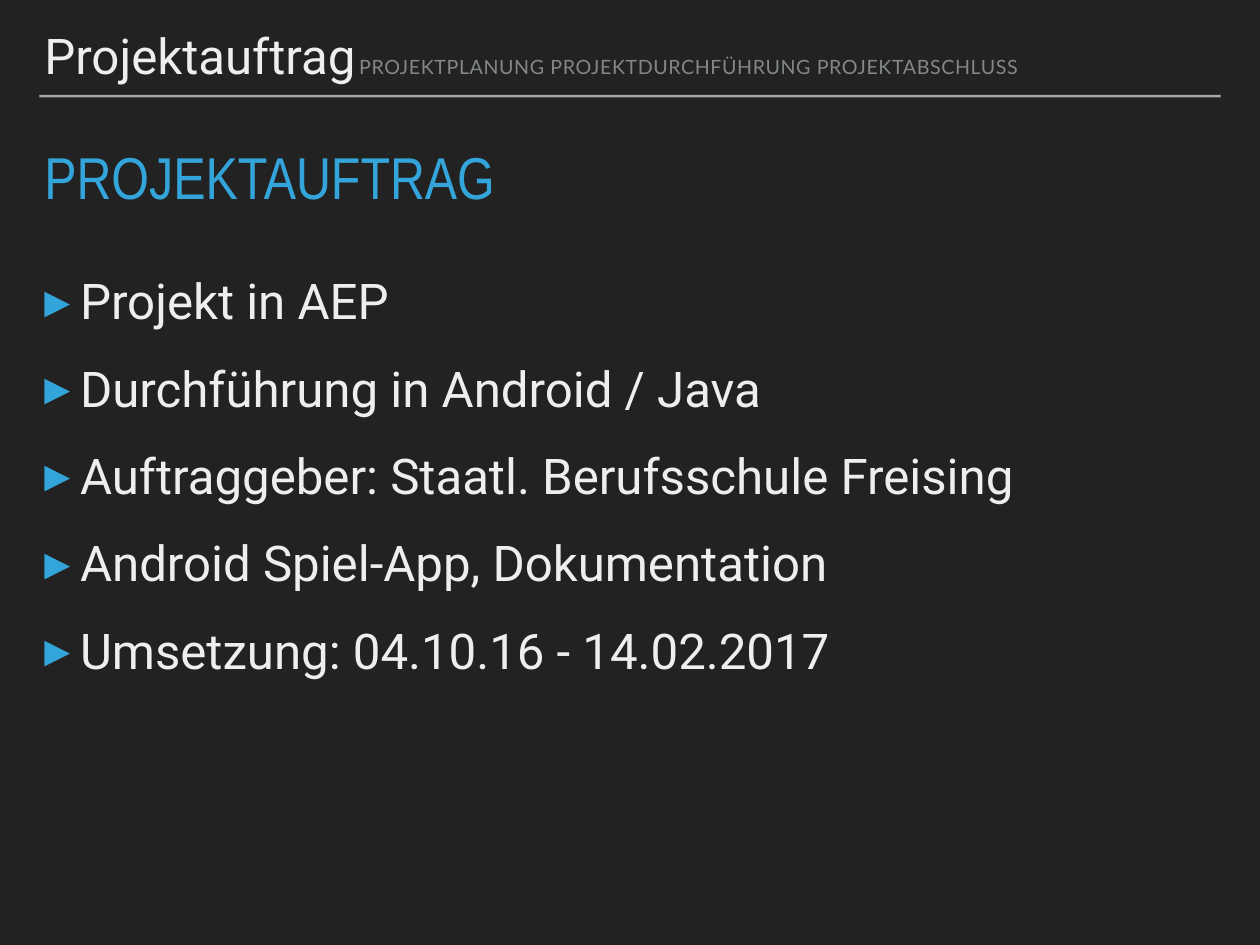
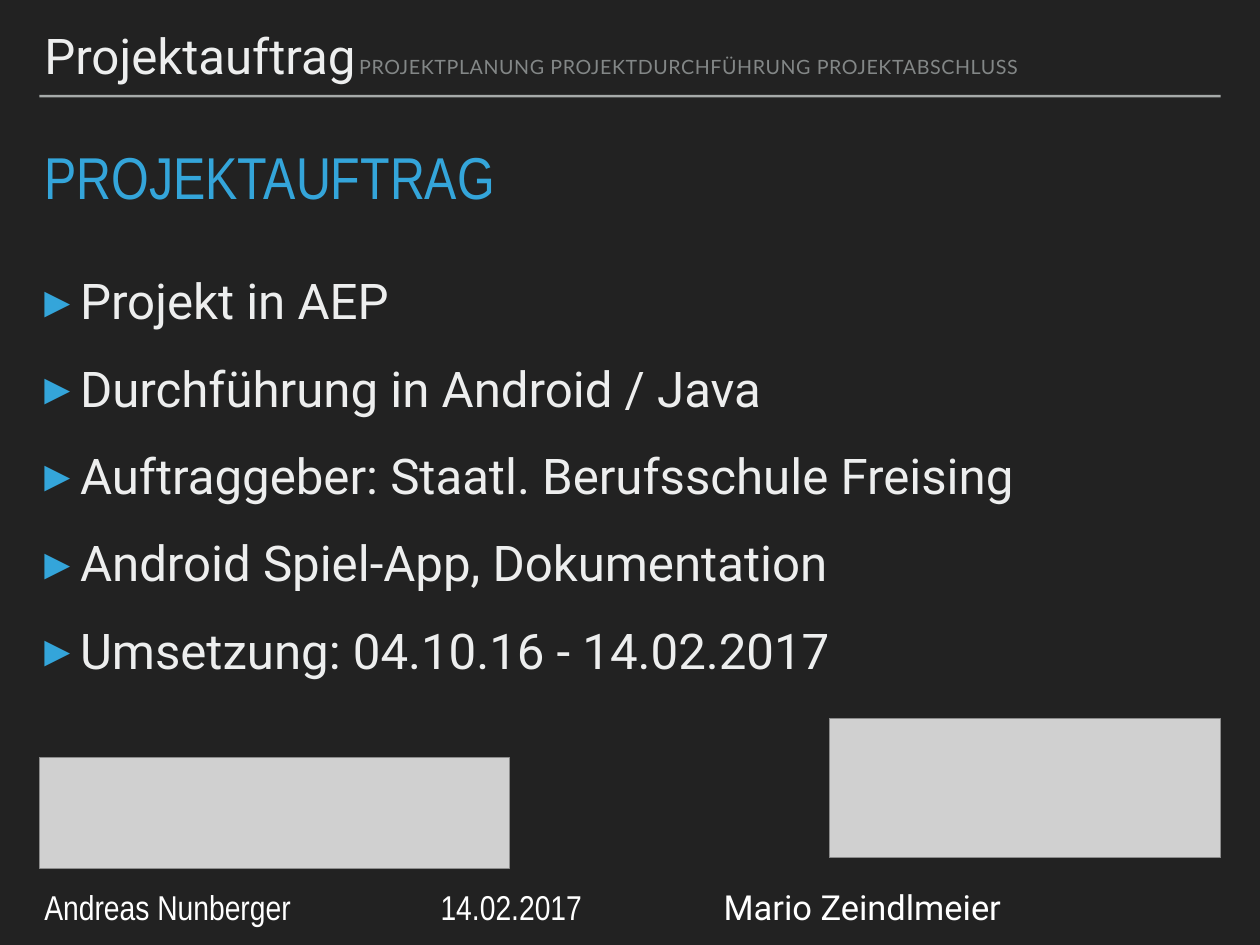
Before and after one commit to gamebreak3r/wirgewinnt, a slide deck: slide 4 of Doku/schule.pptx. Drawn at 1260x945 pixels with LibreOffice and Linux fonts; fonts in the diff are those of the drawing; grey boxes stand for pictures. Boxes give left, top, right and bottom in pixels: in the first picture for what was removed or moved away, otherwise in the second. Text is boxed around its words. In the diff, an @@ line names an element or a change of style, - is before the commit and + after.

```diff
--- a/Doku/schule.pptx
+++ b/Doku/schule.pptx
@@ picture added at (829, 719, 1220, 858) @@
@@ picture added at (39, 758, 509, 867) @@
@@ text added at (44, 894, 1001, 927), 28 pt, text #FFFFFF @@
+Andreas Nunberger 14.02.2017 Mario Zeindlmeier
```
Also in this commit, not shown: 13 other slides changed.
